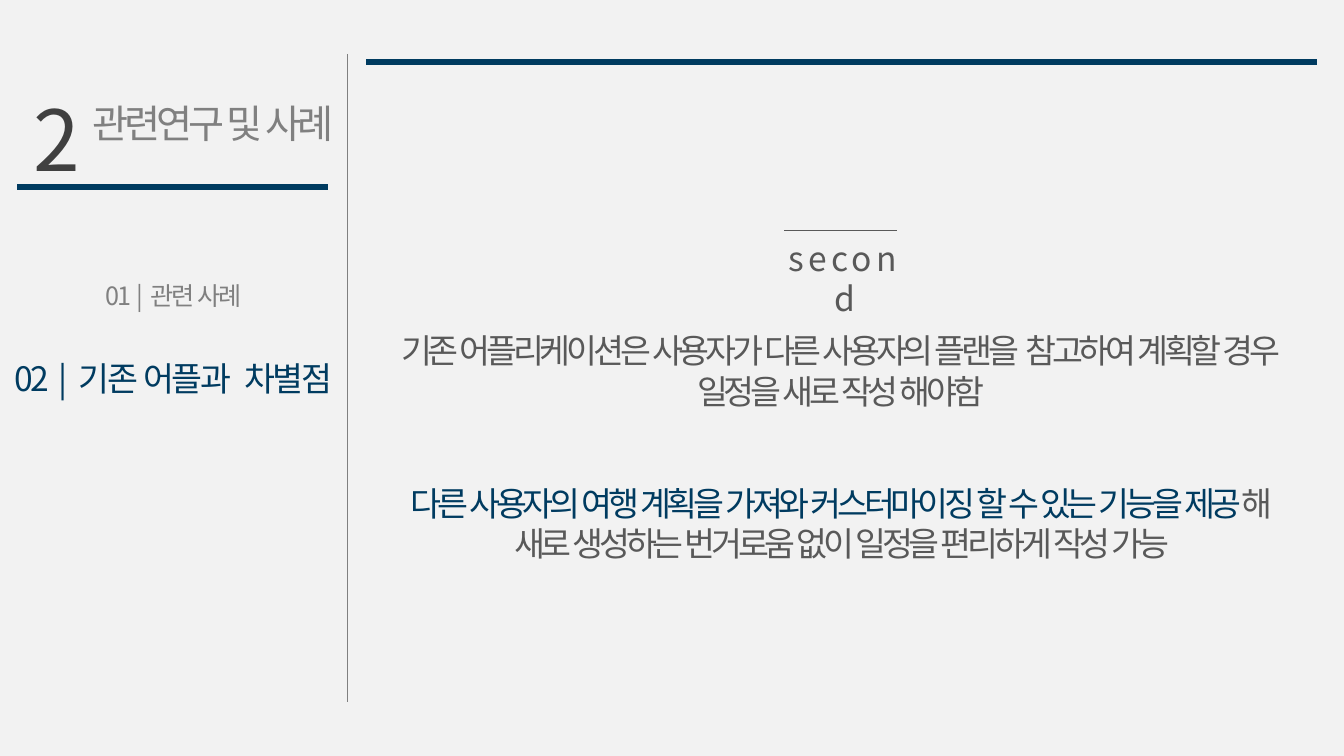
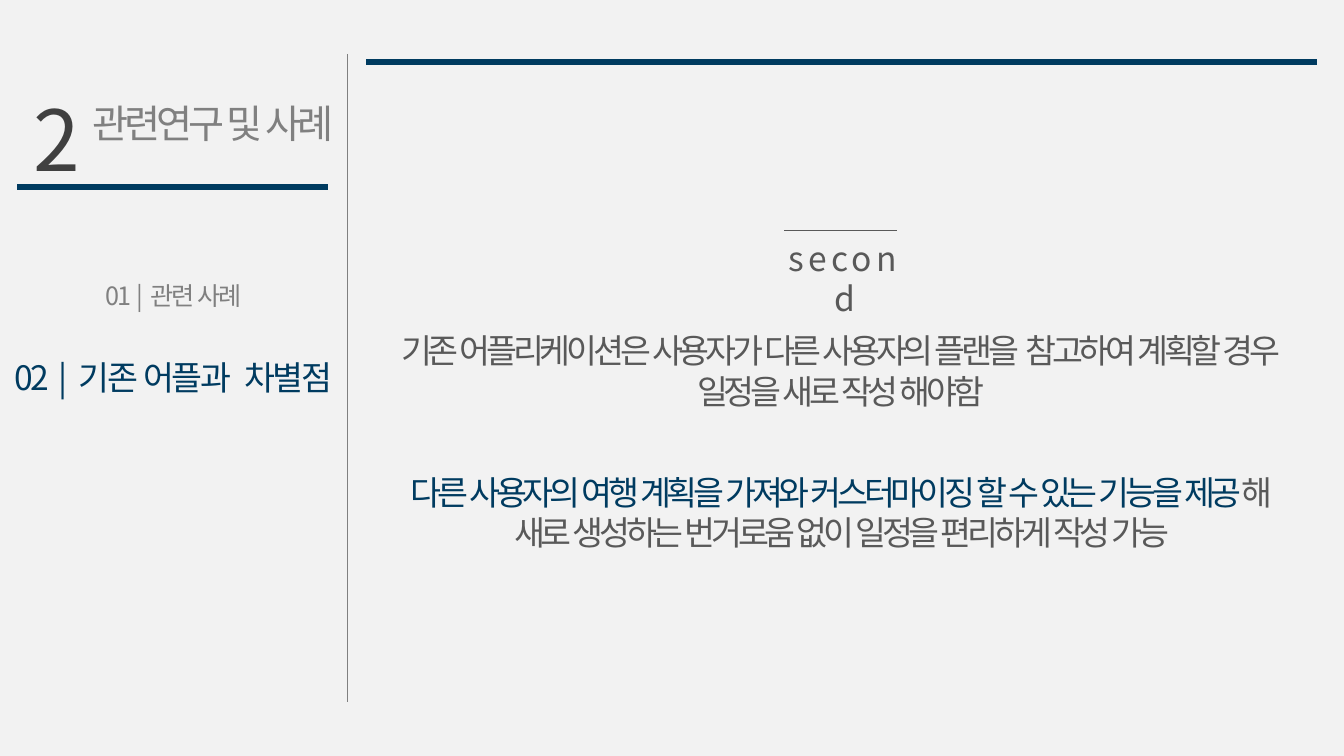
Before and after one commit to gmlrud1211/project, a slide deck: slide 10 of document/제안서.pptx. Drawn at 1344x756 pixels with LibreOffice and Linux fonts; fonts in the diff are those of the drawing. Boxes give left, top, right and bottom in pixels: in the first picture for what was removed or moved away, otherwise in the second. Text is boxed around its words. In the diff, an @@ line names an element or a change of style, - is before the commit and + after.

```diff
--- a/document/제안서.pptx
+++ b/document/제안서.pptx
@@ text "다른 사용자의 여행 계획을 가져와 ...": place and size @@
-text "다른 사용자의 여행 계획을 가져와 ..." at bbox=[411, 488, 1272, 559]
+text "다른 사용자의 여행 계획을 가져와 ..." at bbox=[411, 477, 1272, 548]
```
Also in this commit, not shown: 12 other slides changed, 4 slides added.
